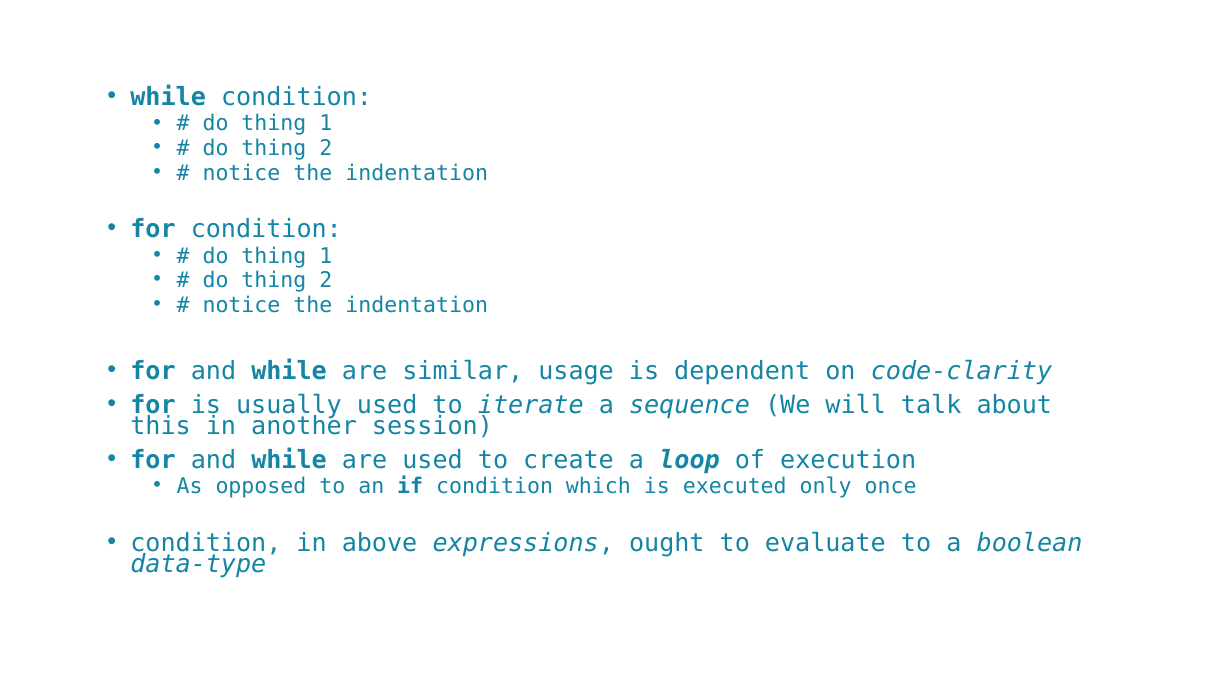
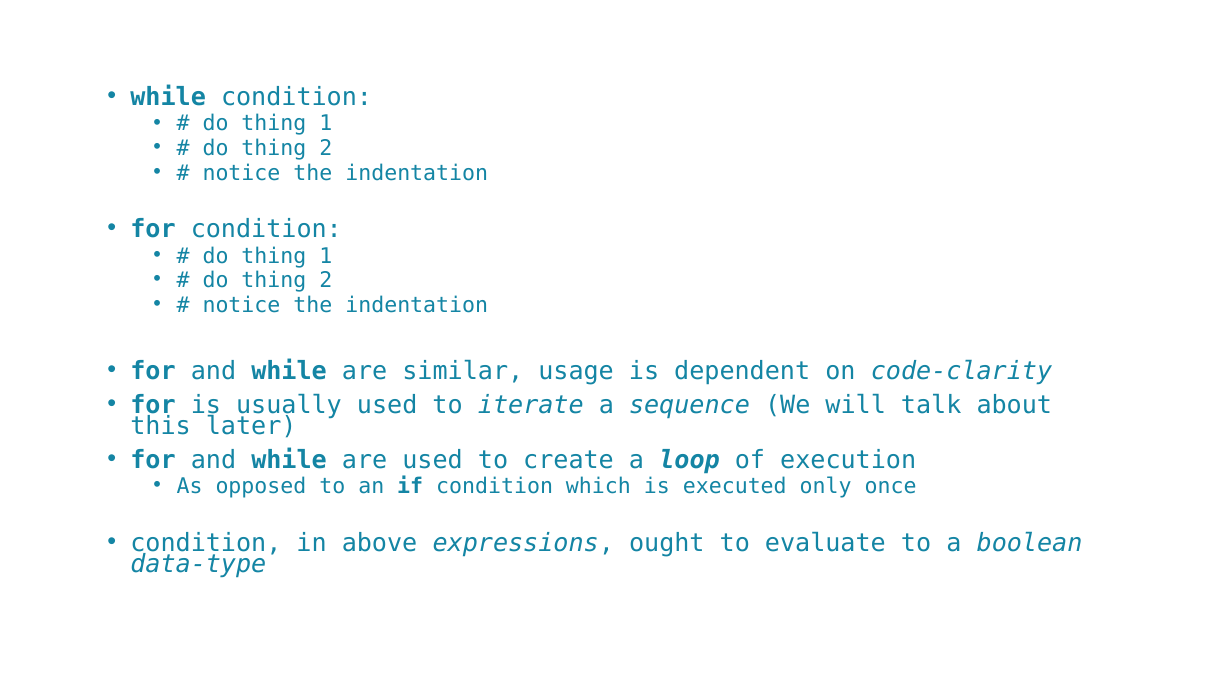
Before and after one commit to uday87j/teach_python, a slide deck: slide 3 of fundamentals/4-Conditionals, Sequence, String.pptx. Drawn at 1232x693 pixels with LibreOffice and Linux fonts; fonts in the diff are those of the drawing. Boxes give left, top, right and bottom in pixels: in the first picture for what was removed or moved away, otherwise in the second. Text is boxed around its words. In the diff, an @@ line names an element or a change of style, - is before the commit and + after.

Commit message:
Edits to session # 3,4,5

```diff
--- a/fundamentals/4-Conditionals, Sequence, String.pptx
+++ b/fundamentals/4-Conditionals, Sequence, String.pptx
@@ text at (x1=130, y1=393, x2=1053, y2=438): text changed @@
-• for is usually used to iterate a sequence (We will talk about this in another session)
+• for is usually used to iterate a sequence (We will talk about this later)
```
Also in this commit, not shown: 2 other slides changed, 1 other file.
